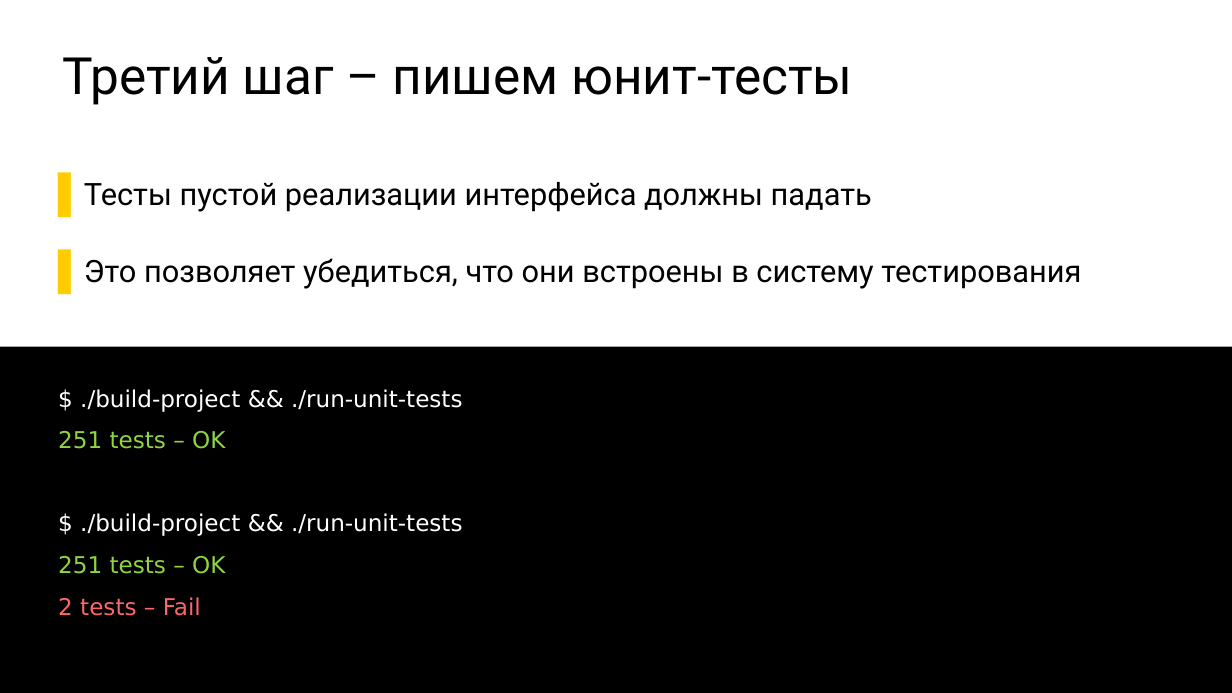
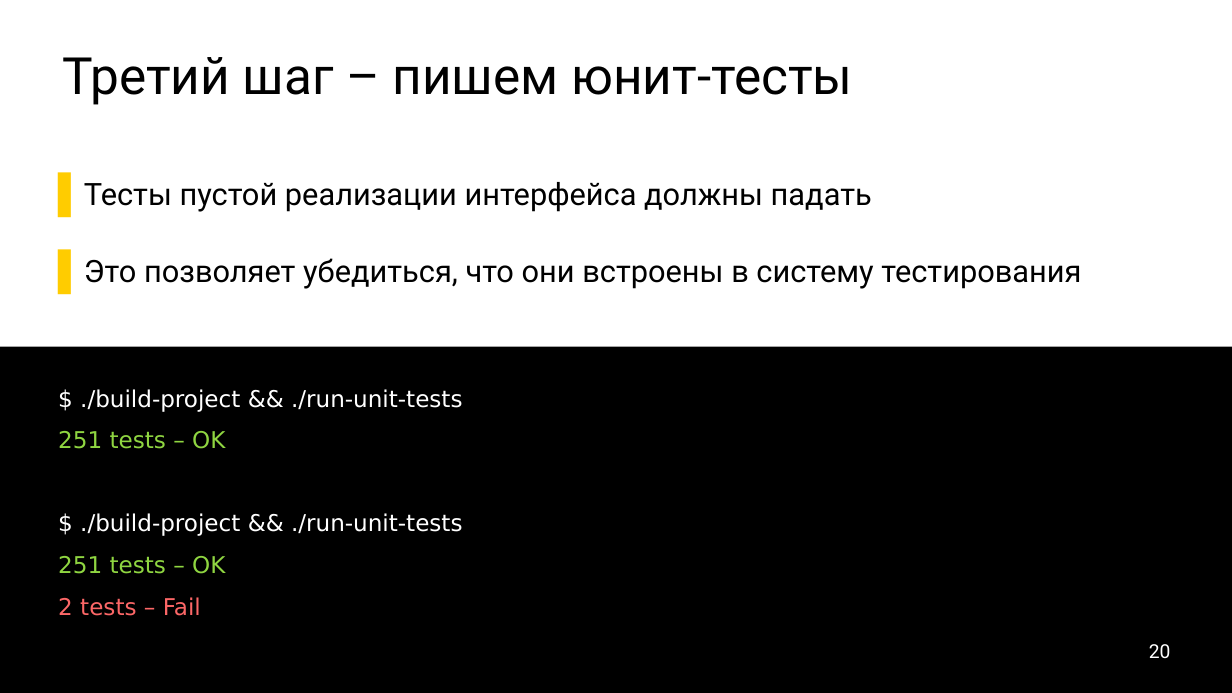
Before and after one commit to ishfb/secr2017, a slide deck: slide 20 of slides.pptx. Drawn at 1232x693 pixels with LibreOffice and Linux fonts; fonts in the diff are those of the drawing. Boxes give left, top, right and bottom in pixels: in the first picture for what was removed or moved away, otherwise in the second. Text is boxed around its words. In the diff, an @@ line names an element or a change of style, - is before the commit and + after.

```diff
--- a/slides.pptx
+++ b/slides.pptx
@@ page number added at (1149,644,1171,658), 30 pt, text #FFFFFF @@
+20
```
Also in this commit, not shown: 11 other slides changed, 1 other file.
